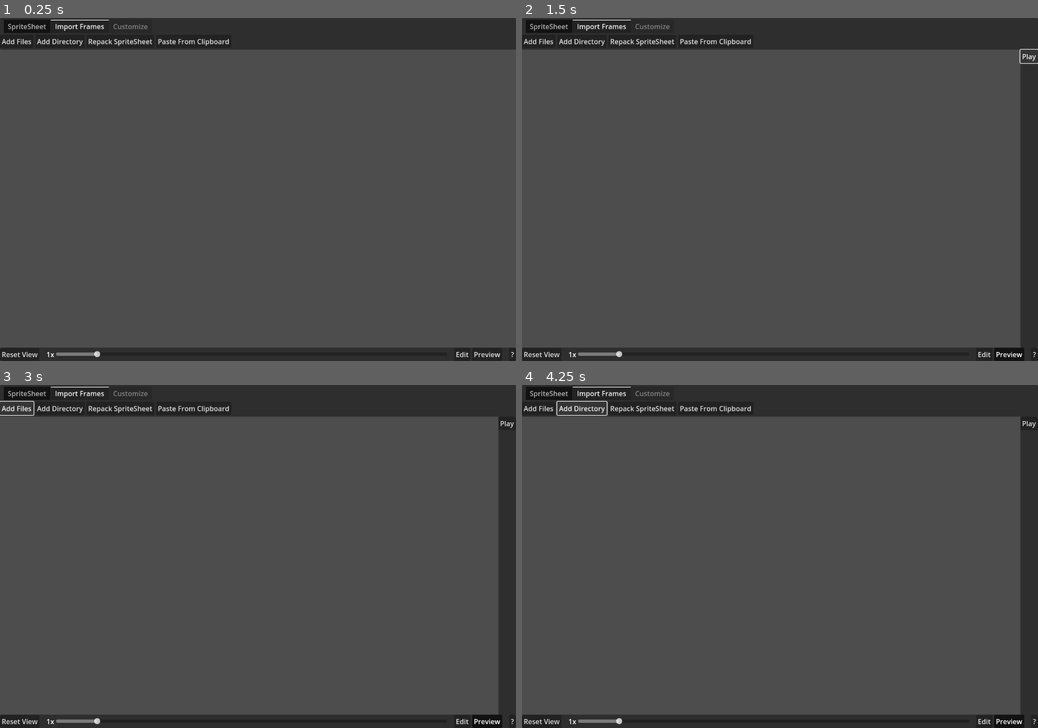
Above: before the commit, frames 1-4 (two rows, left to right).
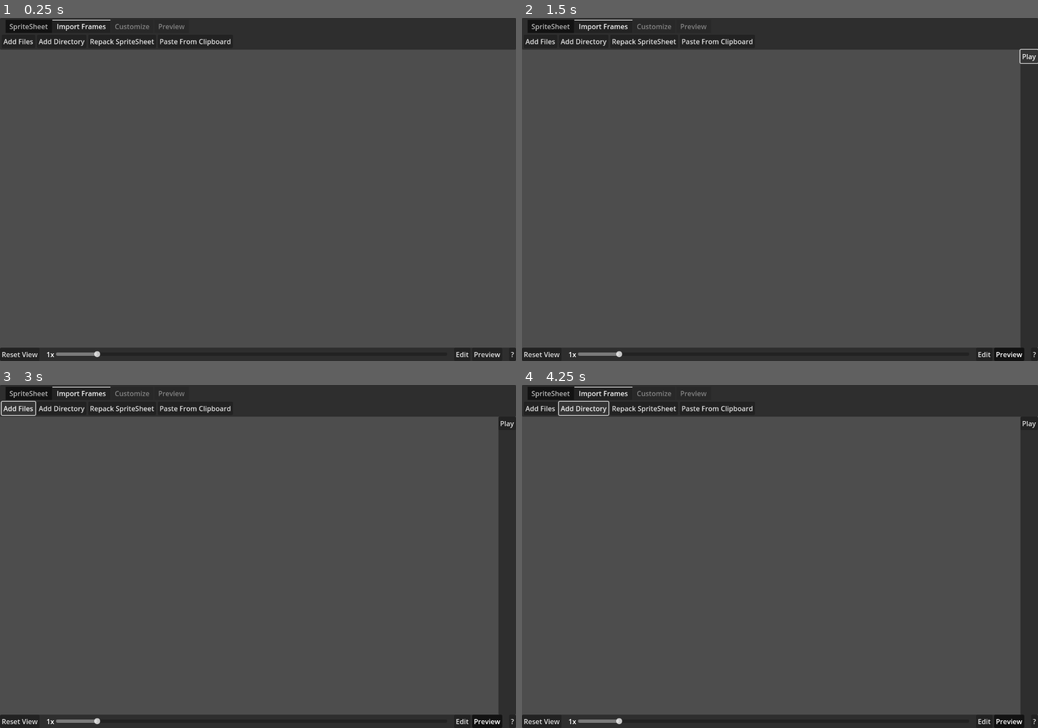
Above: after the commit, the same moments.

Repository: KoBeWi/Godot-Spritesheet-Generator
Game: Godot game, scene res://Rework/Main.tscn
The game is run twice, just before and just after one commit, with the same random seed, the same clock (stepped at 60 frames per second) and the same inputs.
Inputs:
- Up to frame 1 (0.25 s): no input
- Up to frame 2 (1.5 s): click "Preview" at 0.5 s; click "Play" at 1.25 s
- Up to frame 3 (3 s): click "Play" at 2 s; click "Add Files" at 2.75 s
- Up to frame 4 (4.25 s): click "Add Directory" at 3.5 s

The runs differ from the first frame. In frame 1, 0.7% of the frame differs, in the area x 0-45%, y 0-9%; in frame 2, 0.7%; in frame 3, 0.8%; in frame 4, 0.8%, in the area x 0-45%, y 0-10%.

Commit message:
Progress stuff

Diff:
--- /dev/null
+++ b/Rework/CropTool.gd
@@ -0,0 +1,31 @@
+extends Button
+
+class CropData:
+	var min_x := 9999999
+	var min_y := 9999999
+	var max_x := -9999999
+	var max_y := -9999999
+
+	func add_point(x: int, y: int):
+		min_x = mini(min_x, x)
+		min_y = mini(min_y, y)
+		max_x = maxi(max_x, x)
+		max_y = maxi(max_y, y)
+
+@onready var threshold: SpinBox = %Threshold
+
+var crop_data: CropData
+
+func _pressed() -> void:
+	crop_images()
+
+func crop_images():
+	var cut := threshold.value
+	crop_data = CropData.new()
+
+	for frame: SpriteSheet.Frame in owner.spritesheet:
+		var image := frame.source_image
+		for x in image.get_width():
+			for y in image.get_height():
+				if image.get_pixel(x, y).a >= cut:
+					crop_data.add_point(x, y)
--- a/Rework/FrameContainer.gd
+++ b/Rework/FrameContainer.gd
@@ -2,9 +2,9 @@
 
 const SCENE = preload("uid://c6ce0mrlnw0ui")
 
-@onready var texture_rect: TextureRect = $TextureRect
+@onready var texture: TextureRect = %Texture
 
 var frame: SpriteSheet.Frame
 
 func _ready() -> void:
-	texture_rect.texture = frame.texture
+	texture.texture = frame.texture
--- a/Rework/FrameContainer.tscn
+++ b/Rework/FrameContainer.tscn
@@ -25,8 +25,14 @@
 offset_bottom = 100.0
 script = ExtResource("1_ed2o7")
 
-[node name="TextureRect" type="TextureRect" parent="."]
+[node name="Control" type="MarginContainer" parent="."]
 layout_mode = 2
+
+[node name="Texture" type="TextureRect" parent="Control"]
+unique_name_in_owner = true
+layout_mode = 2
+size_flags_horizontal = 4
+size_flags_vertical = 4
 mouse_filter = 2
 
 [node name="Panel" type="Panel" parent="."]
--- a/Rework/Main.gd
+++ b/Rework/Main.gd
@@ -1,6 +1,6 @@
 extends Control
 
-enum Tab {SPRITESHEET, FRAME_LIST, LAYOUT, PREVIEW}
+enum Tab {SPRITESHEET, FRAME_LIST, CUSTOMIZATION, PREVIEW}
 
 @onready var tabs: TabContainer = %Tabs
 @onready var repack: PanelContainer = $Repack
@@ -72,6 +72,9 @@
 		return
 	update_pending = true
 
+	tabs.set_tab_disabled(Tab.CUSTOMIZATION, spritesheet.frames.size() + spritesheet.unused_frames.size() == 0)
+	tabs.set_tab_disabled(Tab.PREVIEW, spritesheet.frames.size() == 0)
+
 	var updater := func():
 		sprite_sheet_grid.update_frame_list()
 		update_pending = false
--- a/Rework/Main.tscn
+++ b/Rework/Main.tscn
@@ -57,7 +57,9 @@
 
 [node name="MarginContainer" type="MarginContainer" parent="VBoxContainer/PanelContainer"]
 layout_mode = 2
+theme_override_constants/margin_left = 4
 theme_override_constants/margin_top = 4
+theme_override_constants/margin_right = 4
 theme_override_constants/margin_bottom = 4
 
 [node name="Tabs" type="TabContainer" parent="VBoxContainer/PanelContainer/MarginContainer"]
@@ -67,6 +69,7 @@
 script = SubResource("GDScript_0amvt")
 
 [node name="SpriteSheet" type="HBoxContainer" parent="VBoxContainer/PanelContainer/MarginContainer/Tabs"]
+visible = false
 layout_mode = 2
 metadata/_tab_index = 0
 
@@ -112,7 +115,6 @@
 text = "Paste From Clipboard"
 
 [node name="Customize" type="HBoxContainer" parent="VBoxContainer/PanelContainer/MarginContainer/Tabs"]
-visible = false
 layout_mode = 2
 metadata/_tab_index = 2
 
@@ -122,6 +124,41 @@
 
 [node name="TODO" type="Node" parent="VBoxContainer/PanelContainer/MarginContainer/Tabs/Customize/Button5"]
 editor_description = "Warning jak różny rozmiar i opcja auto wyboru"
+
+[node name="Label2" type="Label" parent="VBoxContainer/PanelContainer/MarginContainer/Tabs/Customize"]
+layout_mode = 2
+text = "Alpha Threshold"
+
+[node name="SpinBox" type="SpinBox" parent="VBoxContainer/PanelContainer/MarginContainer/Tabs/Customize"]
+layout_mode = 2
+max_value = 1.0
+step = 0.01
+value = 0.9
+
+[node name="VSeparator" type="VSeparator" parent="VBoxContainer/PanelContainer/MarginContainer/Tabs/Customize"]
+layout_mode = 2
+
+[node name="Label" type="Label" parent="VBoxContainer/PanelContainer/MarginContainer/Tabs/Customize"]
+layout_mode = 2
+text = "Columns"
+
+[node name="ColumnCount" type="SpinBox" parent="VBoxContainer/PanelContainer/MarginContainer/Tabs/Customize"]
+unique_name_in_owner = true
+layout_mode = 2
+min_value = 1.0
+value = 1.0
+editable = false
+
+[node name="AutoColumns" type="CheckBox" parent="VBoxContainer/PanelContainer/MarginContainer/Tabs/Customize"]
+unique_name_in_owner = true
+layout_mode = 2
+button_pressed = true
+text = "Auto"
+
+[node name="Preview" type="HBoxContainer" parent="VBoxContainer/PanelContainer/MarginContainer/Tabs"]
+visible = false
+layout_mode = 2
+metadata/_tab_index = 3
 
 [node name="VSplitContainer" type="VSplitContainer" parent="VBoxContainer"]
 layout_mode = 2
@@ -371,6 +408,8 @@
 [connection signal="pressed" from="VBoxContainer/PanelContainer/MarginContainer/Tabs/Import Frames/Button3" to="." method="_add_directory"]
 [connection signal="pressed" from="VBoxContainer/PanelContainer/MarginContainer/Tabs/Import Frames/Button" to="." method="_repack_spritesheet"]
 [connection signal="pressed" from="VBoxContainer/PanelContainer/MarginContainer/Tabs/Import Frames/Button4" to="." method="_paste_image_from_clipboard"]
+[connection signal="value_changed" from="VBoxContainer/PanelContainer/MarginContainer/Tabs/Customize/ColumnCount" to="VBoxContainer/VSplitContainer/HBoxContainer/SpriteSheetView/SpriteSheetGrid" method="update_columns" unbinds=1]
+[connection signal="toggled" from="VBoxContainer/PanelContainer/MarginContainer/Tabs/Customize/AutoColumns" to="VBoxContainer/VSplitContainer/HBoxContainer/SpriteSheetView/SpriteSheetGrid" method="on_auto_toggled"]
 [connection signal="toggled" from="VBoxContainer/PanelContainer2/Navigation/HBoxContainer2/Button3" to="VBoxContainer/VSplitContainer/Edit" method="set_visible"]
 [connection signal="toggled" from="VBoxContainer/PanelContainer2/Navigation/HBoxContainer2/Button4" to="VBoxContainer/VSplitContainer/HBoxContainer/Preview" method="set_visible"]
 [connection signal="toggled" from="VBoxContainer/PanelContainer2/Navigation/Button2" to="VBoxContainer/PanelContainer2/Navigation/Button2/PanelContainer" method="set_visible"]
--- a/Rework/SpriteSheetGrid.gd
+++ b/Rework/SpriteSheetGrid.gd
@@ -2,10 +2,13 @@
 
 const FrameContainer = preload("res://Rework/FrameContainer.gd")
 
+@onready var column_count: SpinBox = %ColumnCount
+@onready var auto_columns: CheckBox = %AutoColumns
+
 func update_frame_list():
 	var missing_frames: Array[SpriteSheet.Frame] = owner.spritesheet.frames.duplicate()
+	column_count.max_value = missing_frames.size()
 
-	# coś tu nie działa jak się wkleja wielokrotnie
 	for container: FrameContainer in get_children():
 		var idx := missing_frames.find(container.frame)
 		if idx == -1:
@@ -17,3 +20,32 @@
 		var new_container := FrameContainer.SCENE.instantiate()
 		new_container.frame = frame
 		add_child(new_container)
+
+	update_columns()
+
+func update_columns():
+	if not auto_columns.button_pressed:
+		columns = column_count.value
+		return
+
+	var frame_count: int = column_count.max_value
+	var best_value: int
+	var best_score := -9999999
+
+	for i in range(1, frame_count + 1):
+		var cols := i
+		var rows := ceili(frame_count / float(i))
+
+		var score := frame_count - cols * rows - maxi(cols, rows) - rows
+		if score > best_score:
+			best_value = i
+			best_score = score
+
+	columns = best_value
+
+func on_columns_changed(value: float) -> void:
+	update_columns()
+
+func on_auto_toggled(toggled_on: bool) -> void:
+	column_count.editable = not toggled_on
+	update_columns()
--- a/Rework/Spritesheet.gd
+++ b/Rework/Spritesheet.gd
@@ -5,6 +5,7 @@
 	var source_image: Image # TODO
 	var image: Image
 	var texture: Texture
+	var offset: Vector2i
 
 	func initialize():
 		if not source_image and file_path:
Not shown, removed: .png.import
Not shown, added: Rework/CropTool.gd.uid
Not shown, added: Rework/FrameContainer.gd.uid
Not shown: 1 places in Rework/FrameContainer.tscn that only renumber resources
Not shown, added: Rework/Main.gd.uid
Not shown: 1 places in Rework/Main.tscn that only renumber resources
Not shown, added: Rework/NavigationArea.gd.uid
Not shown, added: Rework/Repack.gd.uid
Not shown, added: Rework/SpriteSheetGrid.gd.uid
Not shown, added: Rework/Spritesheet.gd.uid
Not shown, added: Source/Main.gd.uid
Not shown: 1 places in Source/Main.tscn that only renumber resources
(and 9 more such lines)
